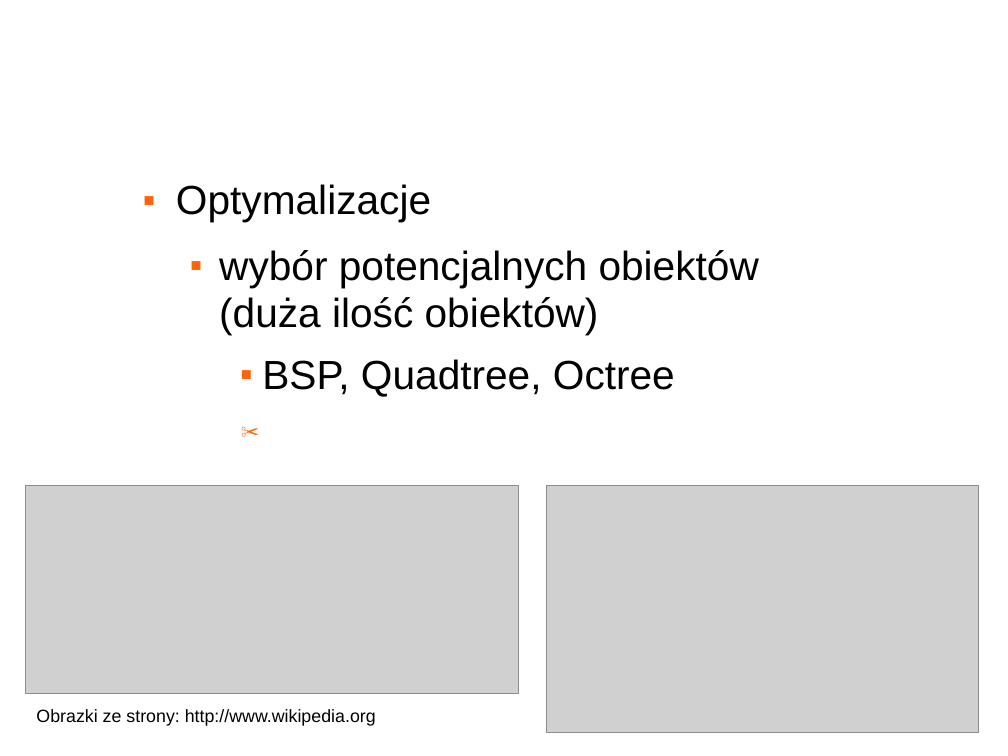
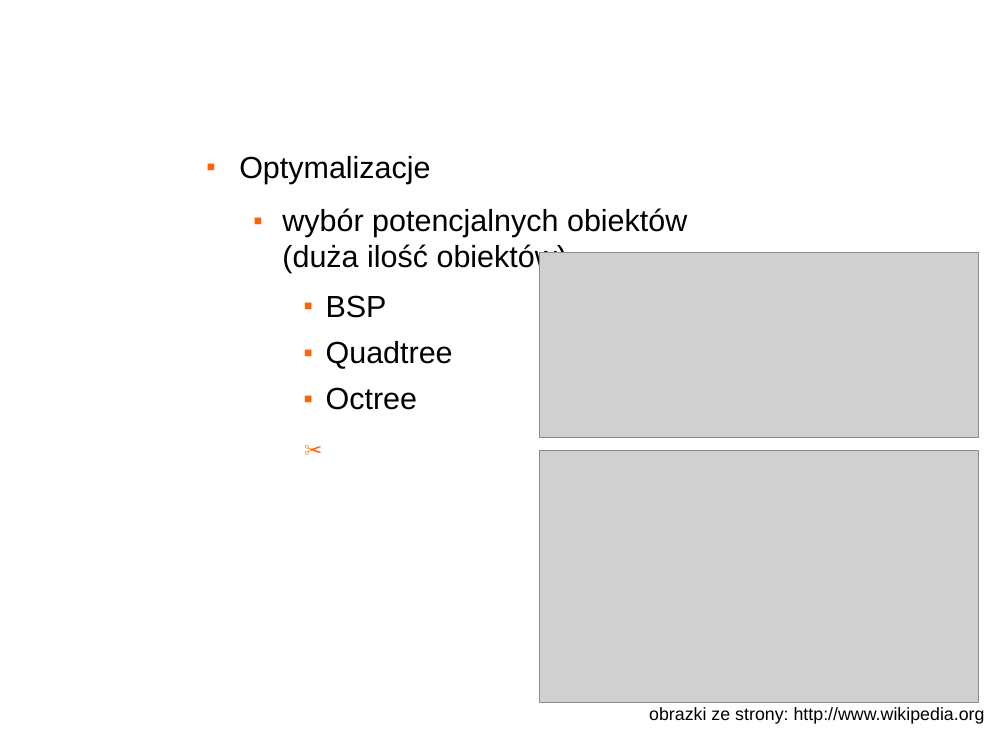
Before and after one commit to changtailiang/fighter3d-googlecode, a slide deck: slide 14 of Doc/obrona.odp. Drawn at 1008x756 pixels with LibreOffice and Linux fonts; fonts in the diff are those of the drawing; grey boxes stand for pictures; background and template pictures are left out. Boxes give left, top, right and bottom in pixels: in the first picture for what was removed or moved away, otherwise in the second. Text is boxed around its words. In the diff, an @@ line names an element or a change of style, - is before the commit and + after.

```diff
--- a/Doc/obrona.odp
+++ b/Doc/obrona.odp
@@ text "Optymalizacje": place and size @@
-text "Optymalizacje" at [176, 184, 759, 396]
+text "Optymalizacje" at [239, 156, 687, 410]
@@ text at [239, 156, 687, 273]: size 32 to 24 pt in "Optymalizacje", "wybór potencjalnych obiektów (duża ilość obiektów)" @@
@@ picture: place and size @@
-picture at [26, 486, 519, 694]
+picture at [541, 252, 980, 438]
@@ text at [326, 295, 453, 410]: text changed; size 32 to 24 pt @@
-    ■ BSP, Quadtree, Octree
+    ■ BSP
+    ■ Quadtree
+    ■ Octree
@@ picture: place and size @@
-picture at [547, 486, 979, 734]
+picture at [541, 451, 979, 702]
@@ text at [649, 707, 985, 724]: text changed @@
-Obrazki ze strony: http://www.wikipedia.org
+obrazki ze strony: http://www.wikipedia.org
```
Also in this commit, not shown: 16 other slides changed, 1 slide removed, 14 other files.
